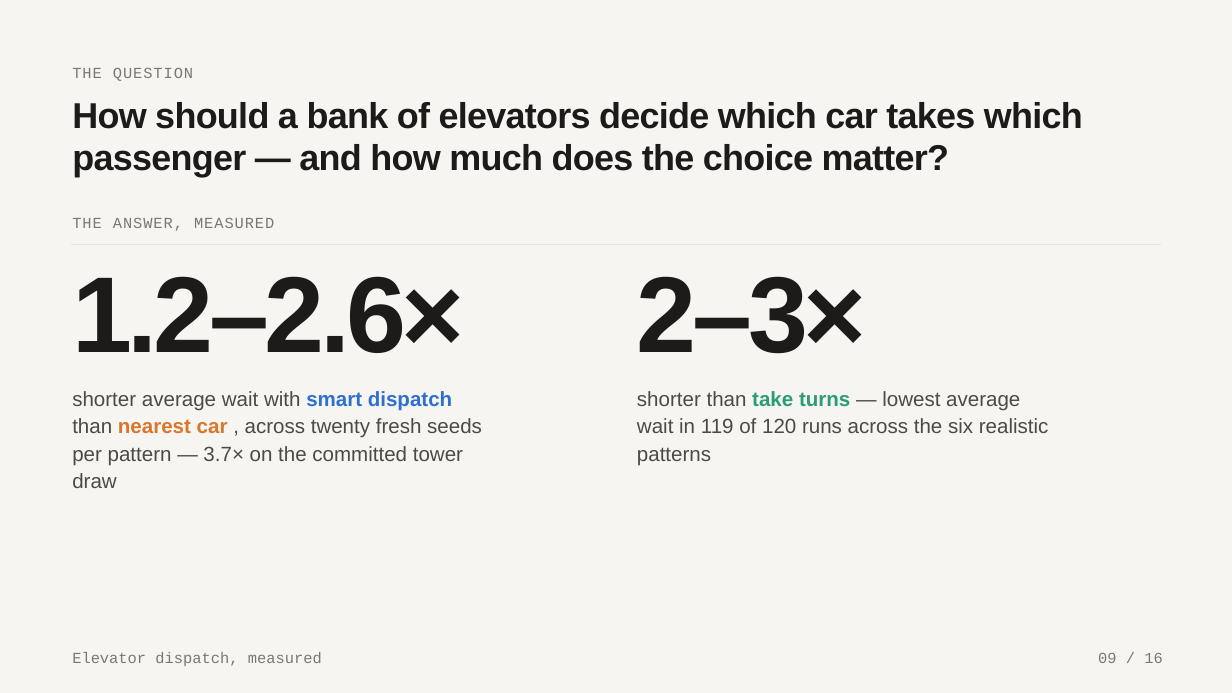
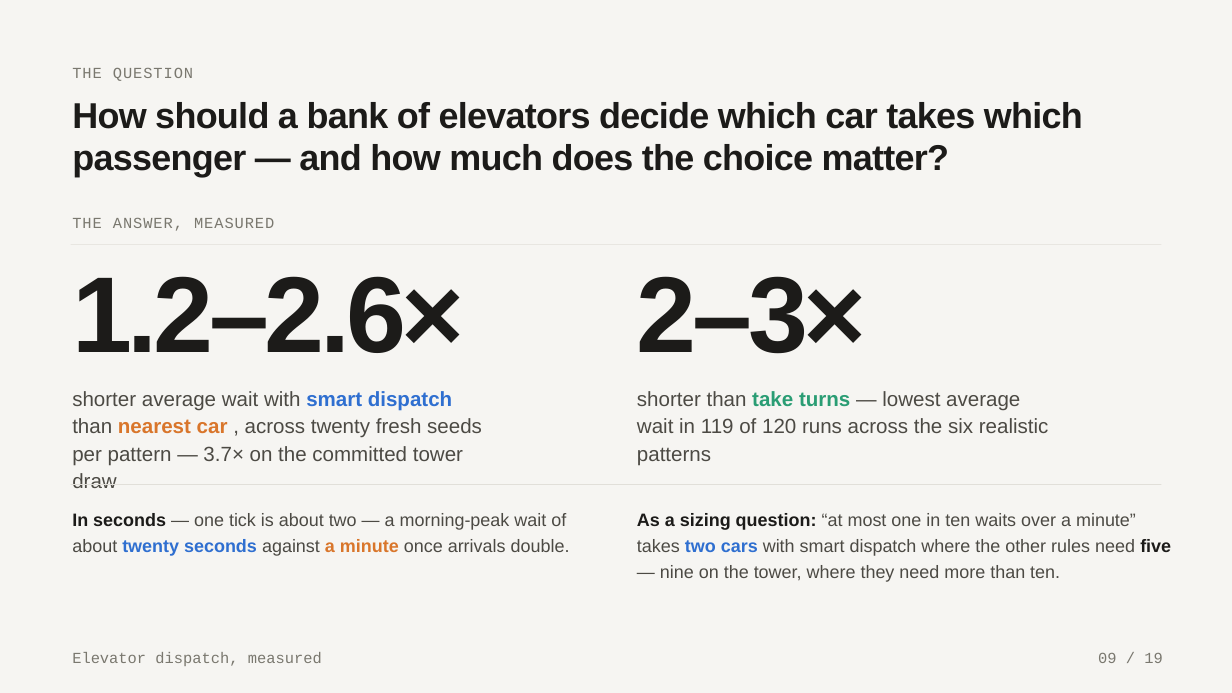
Before and after one commit to samuelgregorovic/elevator-dispatch-sim, a slide deck: slide 9 of docs/presentation/elevator-dispatch.pptx. Drawn at 1232x693 pixels with LibreOffice and Linux fonts; fonts in the diff are those of the drawing. Boxes give left, top, right and bottom in pixels: in the first picture for what was removed or moved away, otherwise in the second. Text is boxed around its words. In the diff, an @@ line names an element or a change of style, - is before the commit and + after.

```diff
--- a/docs/presentation/elevator-dispatch.pptx
+++ b/docs/presentation/elevator-dispatch.pptx
@@ rectangle added at (x1=71, y1=484, x2=1162, y2=485), fill #E1DFD9 @@
@@ text added at (x1=72, y1=513, x2=570, y2=556), 21 pt, text #4C4A44 @@
+In seconds — one tick is about two — a morning-peak wait of about twenty seconds against a minute once arrivals double.
@@ text added at (x1=637, y1=513, x2=1171, y2=582), 21 pt, text #4C4A44 @@
+As a sizing question: “at most one in ten waits over a minute” takes two cars with smart dispatch where the other rules need five — nine on the tower, where they need more than ten.
@@ text at (x1=1098, y1=653, x2=1162, y2=663): text changed @@
-09 / 16
+09 / 19
```
Also in this commit, not shown: 15 other slides changed, 3 slides added, 2 other files.
